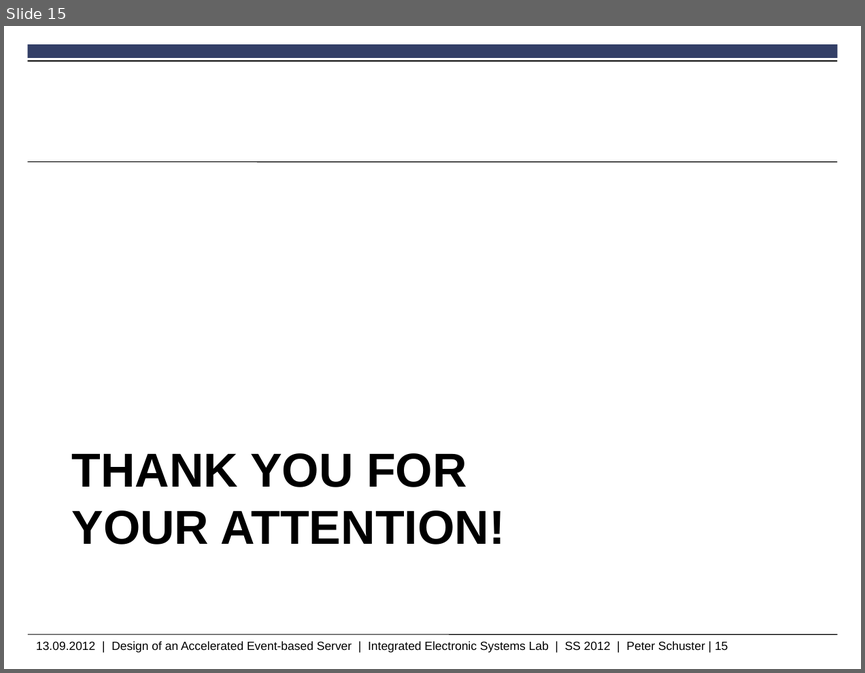
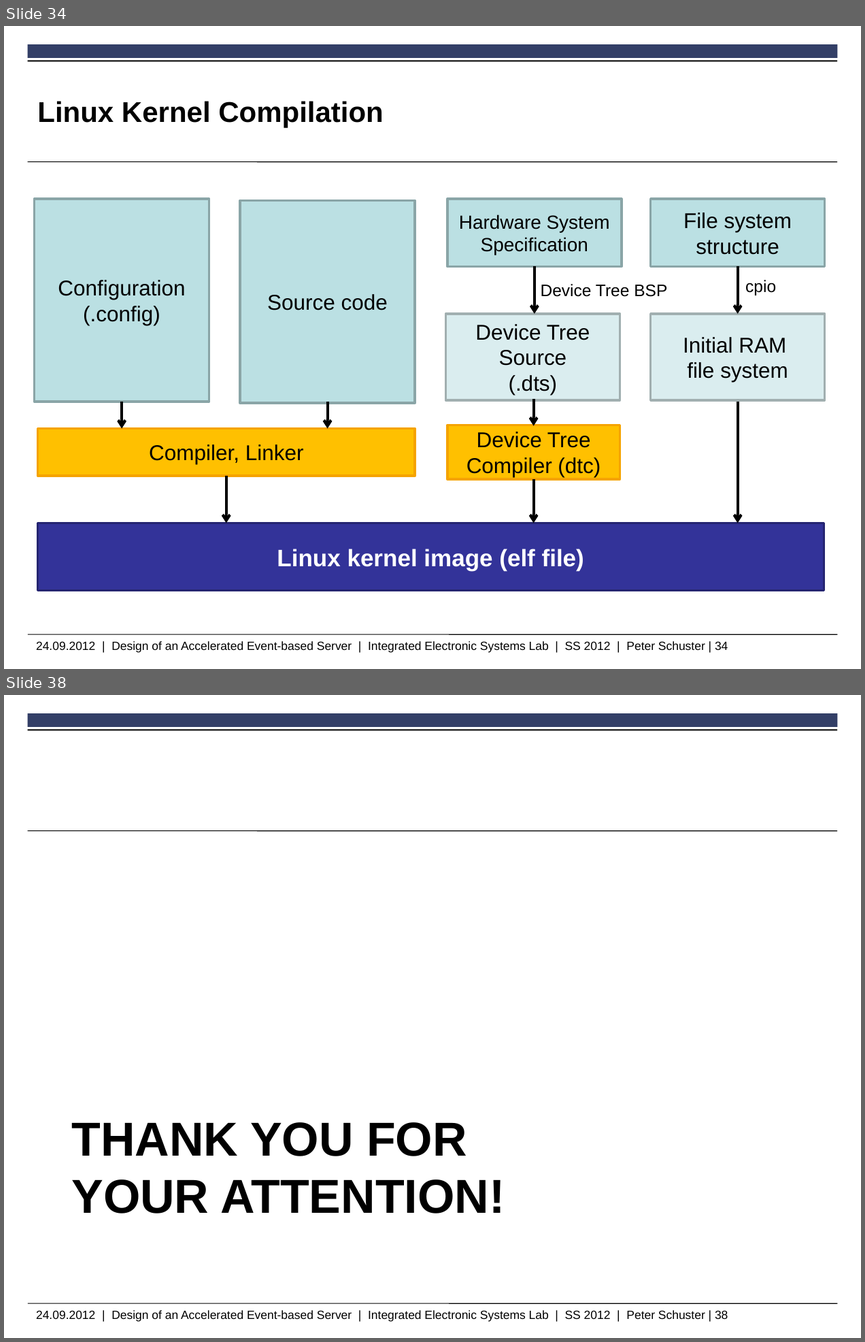
Before and after one commit to peschuster/ies-http-project, a slide deck: IesHttpProject.pptx. Shown one above the other, each under a label of ours: slide 15 before the commit, slides 34 and 38 after it; the slides between them are not shown. The pictures are 865x673 and 865x1342 pixels, drawn with LibreOffice and Linux fonts; fonts in the diff are those of the drawing; background and template pictures are left out. Boxes give left, top, right and bottom in pixels: in the first picture for what was removed or moved away, otherwise in the second. Text is boxed around its words. In the diff, an @@ line names an element or a change of style, - is before the commit and + after.

```diff
--- a/IesHttpProject.pptx
+++ b/IesHttpProject.pptx
@@ slide 34 added at [4,26,861,669], background #FFFFFF; not listed: 5 template elements that a slide beside it also shows @@
@@ title added at [37,101,383,128], 24 pt, text #000000, bold @@
+Linux Kernel Compilation
@@ rectangle added at [34,199,209,401], fill #BBE0E3, outline #8AA6A8 2 pt, 18 pt, text #000000 @@
+Configuration
+(.config)
@@ rectangle added at [239,200,415,402], fill #BBE0E3, outline #8AA6A8 2 pt, 18 pt, text #000000 @@
+Source code
@@ rectangle added at [447,199,621,267], fill #BBE0E3, outline #8AA6A8 2 pt, 16 pt, text #000000 @@
+Hardware System Specification
@@ rectangle added at [650,199,824,267], fill #BBE0E3, outline #8AA6A8 2 pt, 18 pt, text #000000 @@
+File system structure
@@ arrow added from (534, 267) to (534, 314), #000000 2.25 pt @@
@@ arrow added from (738, 267) to (738, 314), #000000 2.25 pt @@
@@ text added at [541,284,667,297], 14 pt, text #000000 @@
+Device Tree BSP
@@ text added at [745,280,776,295], 14 pt, text #000000 @@
+cpio
@@ rectangle added at [445,314,619,401], fill #DAEDEF, outline #A1AFB1 2 pt, 18 pt, text #000000 @@
+Device Tree Source
+(.dts)
@@ rectangle added at [650,314,824,401], fill #DAEDEF, outline #A1AFB1 2 pt, 18 pt, text #000000 @@
+Initial RAM
+file system
@@ arrow added from (122, 401) to (122, 428), #000000 2.25 pt @@
@@ arrow added from (327, 401) to (327, 428), #000000 2.25 pt @@
@@ arrow added from (534, 399) to (534, 425), #000000 2.25 pt @@
@@ arrow added from (738, 401) to (738, 523), #000000 2.25 pt @@
@@ rectangle added at [37,428,415,475], fill #FFC000, outline #F5A300 2 pt, 18 pt, text #000000 @@
+Compiler, Linker
@@ rectangle added at [447,425,619,480], fill #FFC000, outline #F5A300 2 pt, 18 pt, text #000000 @@
+Device Tree Compiler (dtc)
@@ arrow added from (226, 476) to (226, 523), #000000 2.25 pt @@
@@ arrow added from (534, 480) to (534, 523), #000000 2.25 pt @@
@@ rectangle added at [37,523,824,590], fill #333399, outline #262671 2 pt, 20 pt, text #FFFFFF, bold @@
+Linux kernel image (elf file)
@@ what was slide 15 is now slide 38 @@
@@ text at [36,1310,728,1321]: text changed @@
-13.09.2012 | Design of an Accelerated Event-based Server | Integrated Electronic Systems Lab | SS 2012 | Peter Schuster | 15
+24.09.2012 | Design of an Accelerated Event-based Server | Integrated Electronic Systems Lab | SS 2012 | Peter Schuster | 38
```
Also in this commit, not shown: 11 slides changed, 23 other slides added, 4 slides removed.
